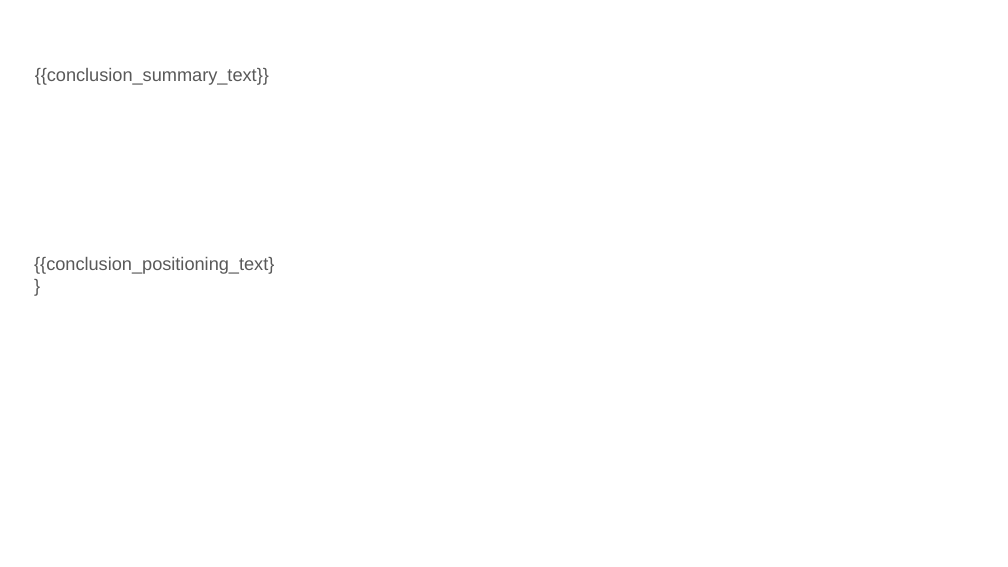
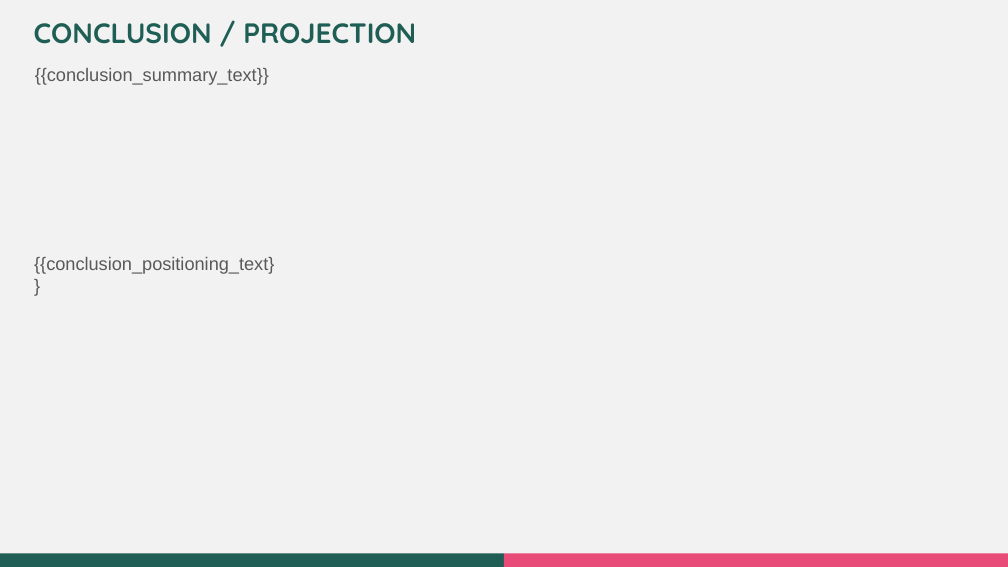
Before and after one commit to jarchibarlou-hash/barlo-mapbox-service, a slide deck: slide 20 of template_diagnostic.pptx. Drawn at 1008x567 pixels with LibreOffice and Linux fonts; fonts in the diff are those of the drawing; background and template pictures are left out. Boxes give left, top, right and bottom in pixels: in the first picture for what was removed or moved away, otherwise in the second. Text is boxed around its words. In the diff, an @@ line names an element or a change of style, - is before the commit and + after.

```diff
--- a/template_diagnostic.pptx
+++ b/template_diagnostic.pptx
@@ background picture (left out) to #F2F2F2 @@
@@ text added at bbox=[34, 23, 416, 44], 20 pt, text #1F5E55, bold @@
+CONCLUSION / PROJECTION
@@ rectangle added at bbox=[0, 553, 504, 567], fill #1F5E55 @@
@@ rectangle added at bbox=[504, 553, 1008, 567], fill #E94B78 @@
```
Also in this commit, not shown: 17 other slides changed, 6 other files.
